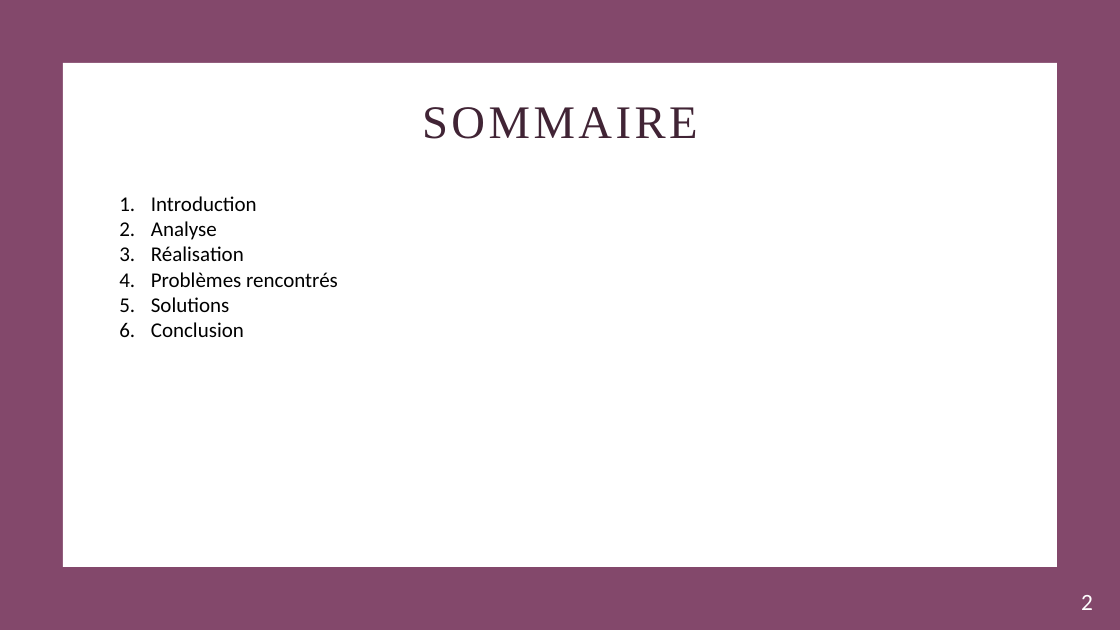
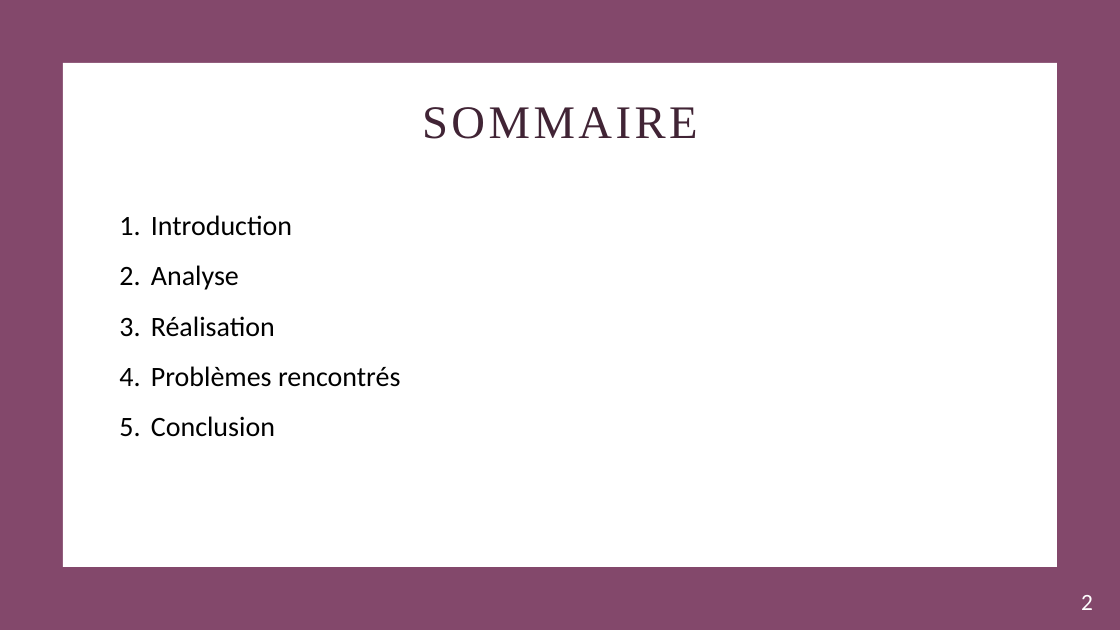
Before and after one commit to SweetDjsnow/TPI_GitHub, a slide deck: slide 2 of Documentation/Found Your Bike.pptx. Drawn at 1120x630 pixels with LibreOffice and Linux fonts; fonts in the diff are those of the drawing. Boxes give left, top, right and bottom in pixels: in the first picture for what was removed or moved away, otherwise in the second. Text is boxed around its words. In the diff, an @@ line names an element or a change of style, - is before the commit and + after.

```diff
--- a/Documentation/Found Your Bike.pptx
+++ b/Documentation/Found Your Bike.pptx
@@ text "Introduction" at (x1=151, y1=215, x2=400, y2=437): size 18 to 24 pt; line spacing 1 to 1.5 @@
@@ text at (x1=151, y1=297, x2=229, y2=312): paragraph removed @@
-5. Solutions
```
Also in this commit, not shown: 11 other slides changed, 8 slides added, 2 other files.
